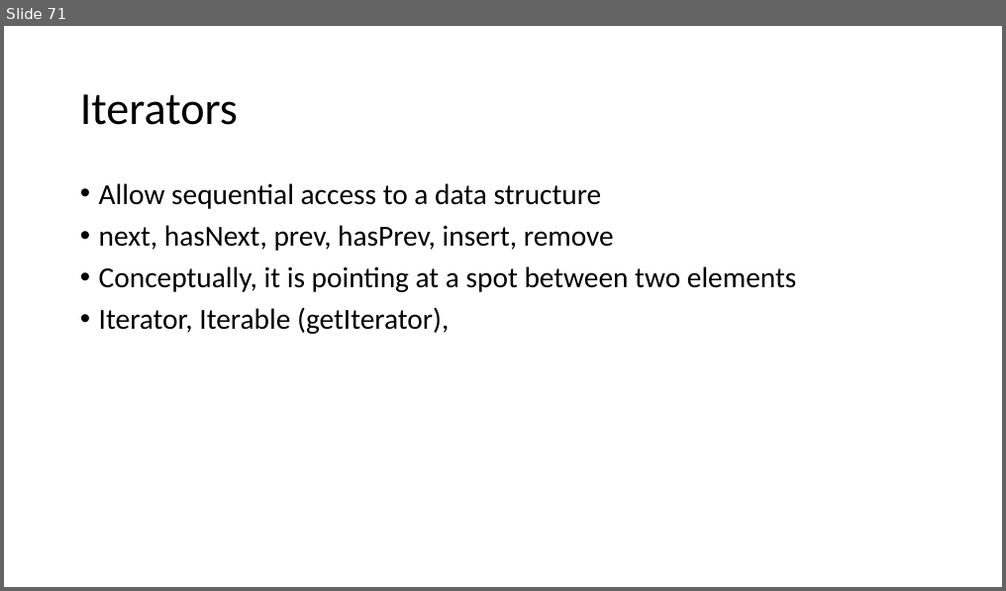
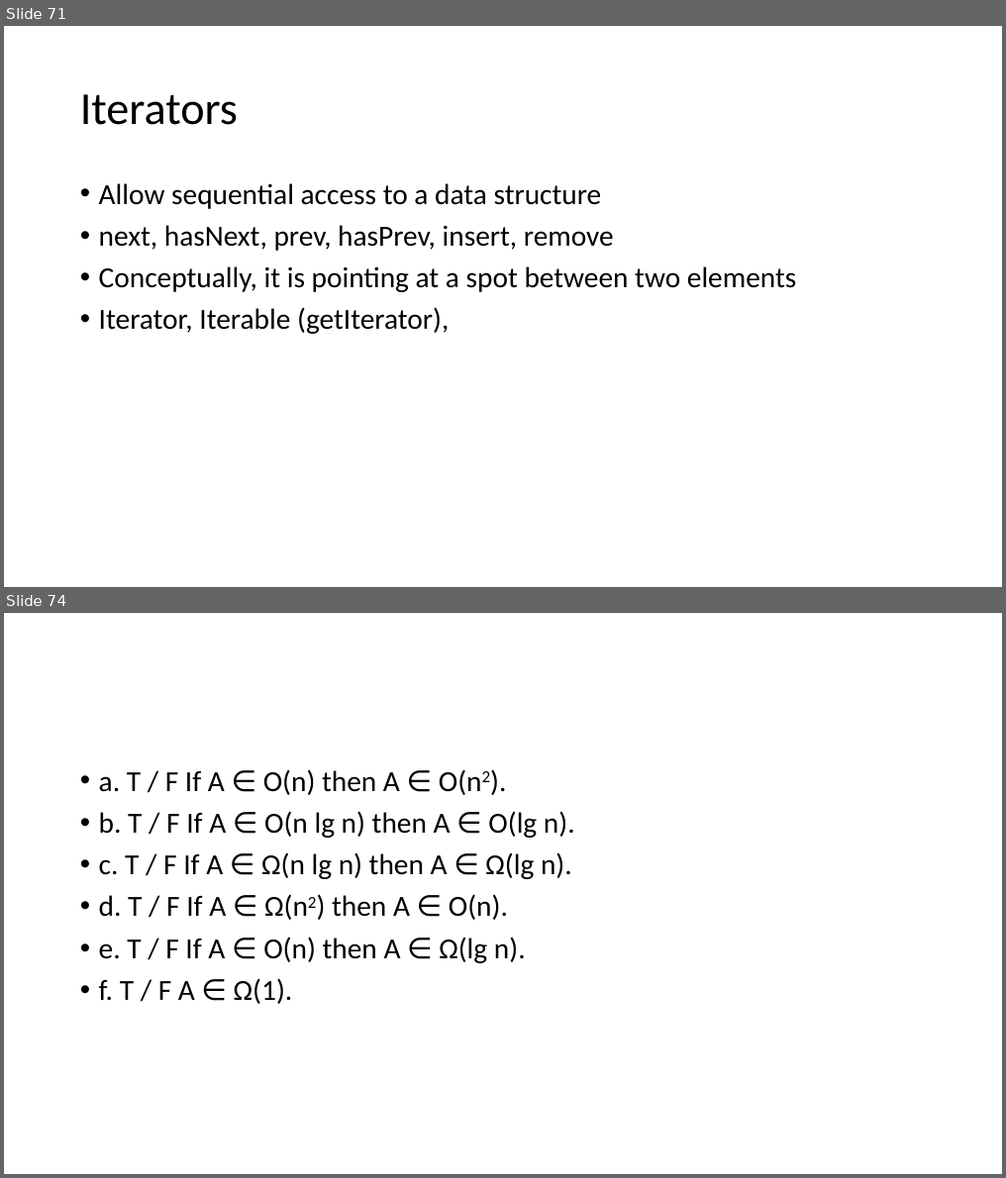
Before and after one commit to skalakm/232, a slide deck: notes.pptx. Shown one above the other, each under a label of ours: slide 71 before the commit, slides 71 and 74 after it; the slides between them are not shown. The pictures are 1006x591 and 1006x1178 pixels, drawn with LibreOffice and Linux fonts; fonts in the diff are those of the drawing. Boxes give left, top, right and bottom in pixels: in the first picture for what was removed or moved away, otherwise in the second. Text is boxed around its words. In the diff, an @@ line names an element or a change of style, - is before the commit and + after.

```diff
--- a/notes.pptx
+++ b/notes.pptx
@@ slide 74 added at <box>4,613,1002,1174</box>, background #FFFFFF @@
@@ text added at <box>99,769,575,1004</box>, 28 pt, text #000000 @@
+• a. T / F If A ∈ O(n) then A ∈ O(n2).
+• b. T / F If A ∈ O(n lg n) then A ∈ Ο(lg n).
+• c. T / F If A ∈ Ω(n lg n) then A ∈ Ω(lg n).
+• d. T / F If A ∈ Ω(n2) then A ∈ Ο(n).
+• e. T / F If A ∈ O(n) then A ∈ Ω(lg n).
+• f. T / F A ∈ Ω(1).
```
Also in this commit, not shown: 6 other slides added.
